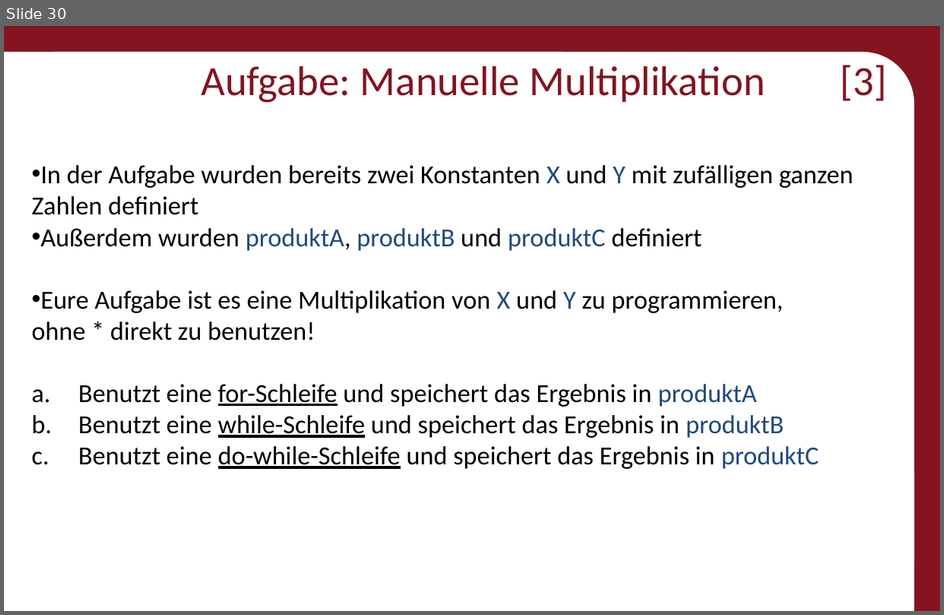
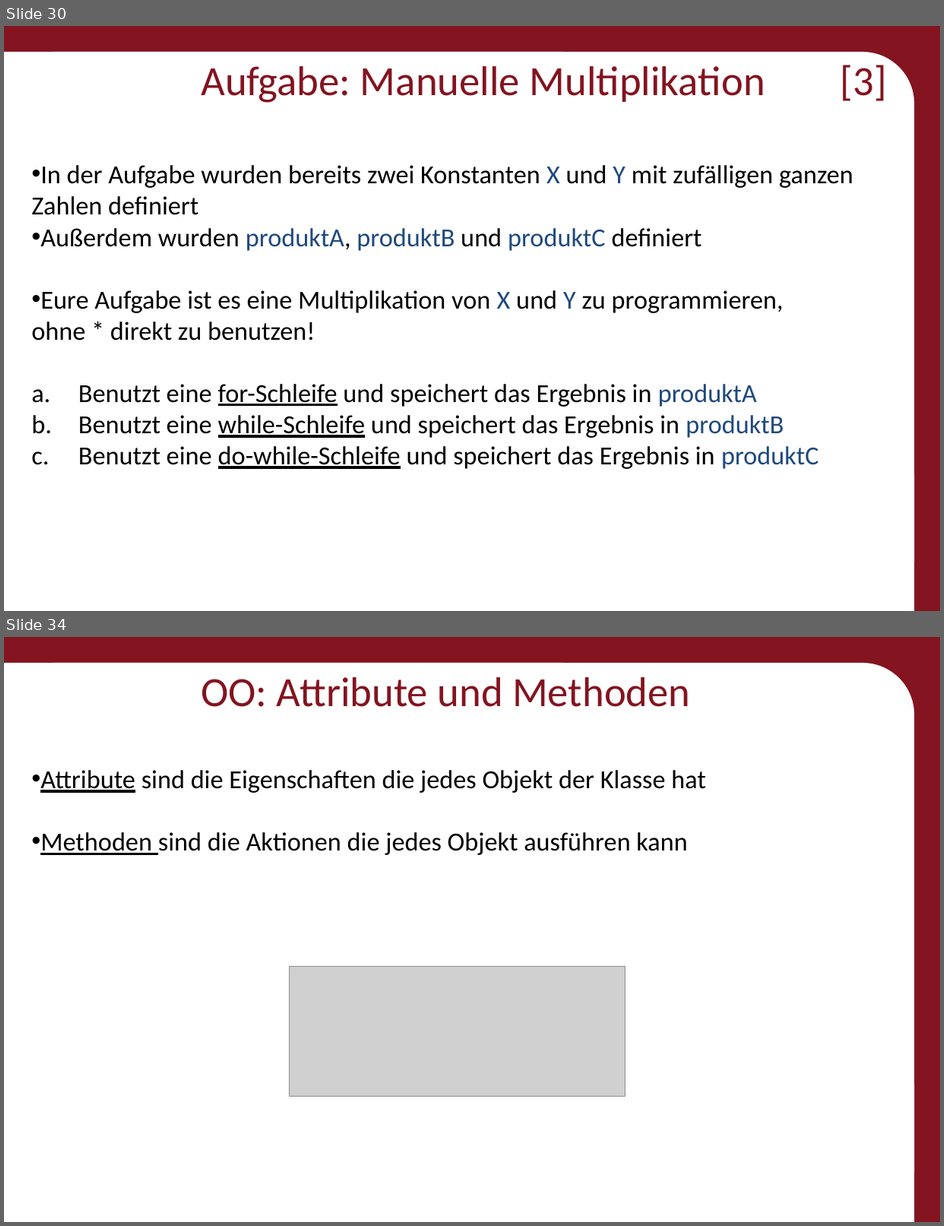
Before and after one commit to Roboscope/java-with-nao, a slide deck: Präsentationen/Anfänger - Java mit NAO.pptx. Shown one above the other, each under a label of ours: slide 30 before the commit, slides 30 and 34 after it; the slides between them are not shown. The pictures are 944x615 and 944x1226 pixels, drawn with LibreOffice and Linux fonts; fonts in the diff are those of the drawing; grey boxes stand for pictures; background and template pictures are left out. Boxes give left, top, right and bottom in pixels: in the first picture for what was removed or moved away, otherwise in the second. Text is boxed around its words. In the diff, an @@ line names an element or a change of style, - is before the commit and + after.

Commit message:
Almost done mit dem Anfängerzeug. Fehlen nur noch die Aufgaben zu: Objektorientierung, Strings und Arrays, und die große Projektaufgabe am Ende

```diff
--- a/Präsentationen/Anfänger - Java mit NAO.pptx
+++ b/Präsentationen/Anfänger - Java mit NAO.pptx
@@ slide 34 added at (4,637,940,1222), background #831420; not listed: 3 template elements that a slide beside it also shows @@
@@ title added at (201,677,690,707), 32 pt, text #831420 @@
+OO: Attribute und Methoden
@@ text added at (40,770,706,855), 20 pt, text #000000 @@
+• Attribute sind die Eigenschaften die jedes Objekt der Klasse hat
+• Methoden sind die Aktionen die jedes Objekt ausführen kann
@@ picture added at (290,967,625,1097) @@
```
Also in this commit, not shown: 20 other slides added, 25 other files.
